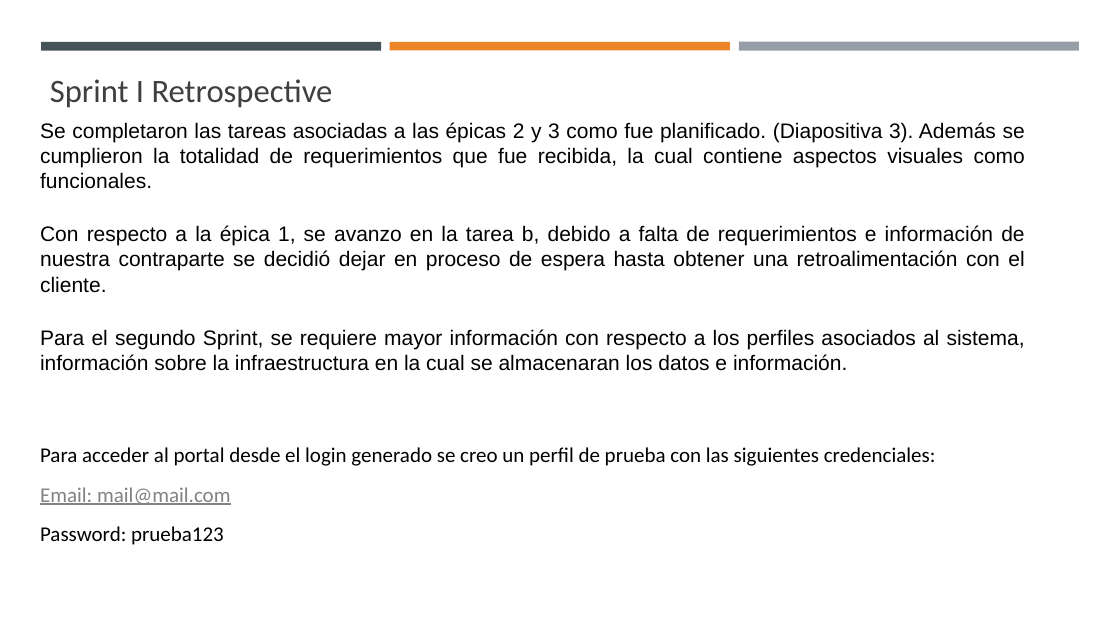
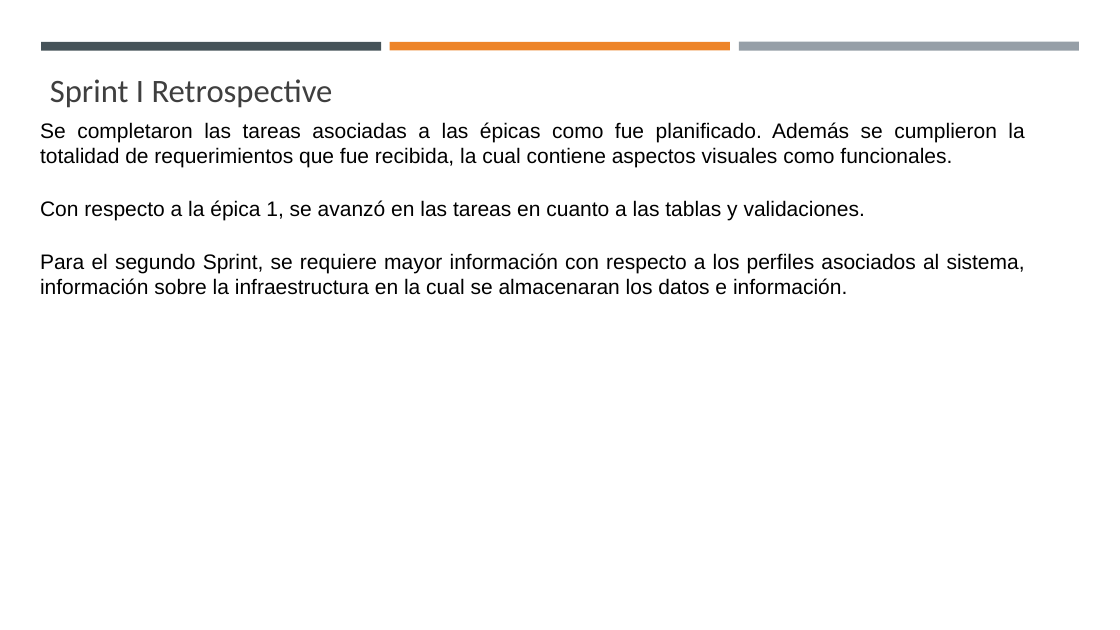
Before and after one commit to DanSotoC/formativa-2.1-tipo-problemas, a slide deck: slide 6 of Docs/Evaluación Sumativa - Daniel Soto.pptx (slide 5 before the commit). Drawn at 1120x630 pixels with LibreOffice and Linux fonts; fonts in the diff are those of the drawing. Boxes give left, top, right and bottom in pixels: in the first picture for what was removed or moved away, otherwise in the second. Text is boxed around its words. In the diff, an @@ line names an element or a change of style, - is before the commit and + after.

```diff
--- a/Docs/Evaluación Sumativa - Daniel Soto.pptx
+++ b/Docs/Evaluación Sumativa - Daniel Soto.pptx
@@ text at box(40, 122, 1024, 221): text changed @@
-Se completaron las tareas asociadas a las épicas 2 y 3 como fue planificado. (Diapositiva 3). Además se cumplieron la totalidad de requerimientos que fue recibida, la cual contiene aspectos visuales como funcionales.
-Con respecto a la épica 1, se avanzo en la tarea b, debido a falta de requerimientos e información de nuestra contraparte se decidió dejar en proceso de espera hasta obtener una retroalimentación con el cliente.
+Se completaron las tareas asociadas a las épicas como fue planificado. Además se cumplieron la totalidad de requerimientos que fue recibida, la cual contiene aspectos visuales como funcionales.
+Con respecto a la épica 1, se avanzó en las tareas en cuanto a las tablas y validaciones.
@@ text at box(40, 447, 936, 545): paragraphs removed @@
-Para acceder al portal desde el login generado se creo un perfil de prueba con las siguientes credenciales:
-Email: mail@mail.com
-Password: prueba123
```
Also in this commit, not shown: 4 other slides changed, 1 slide added.
